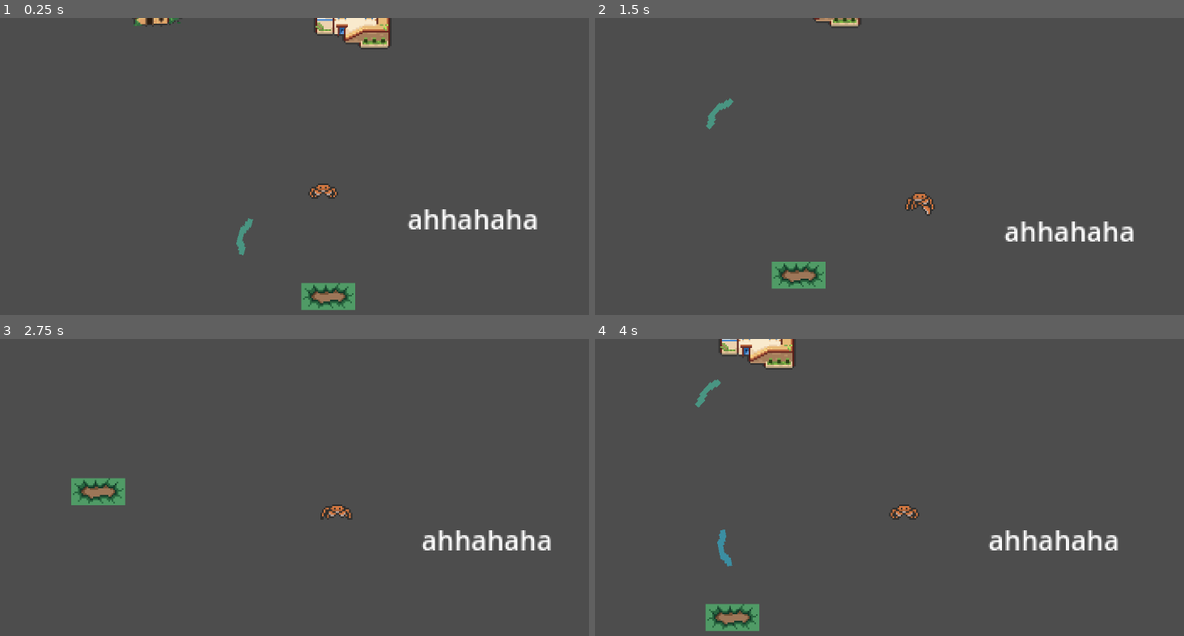
Above: before the commit, frames 1-4 (two rows, left to right).
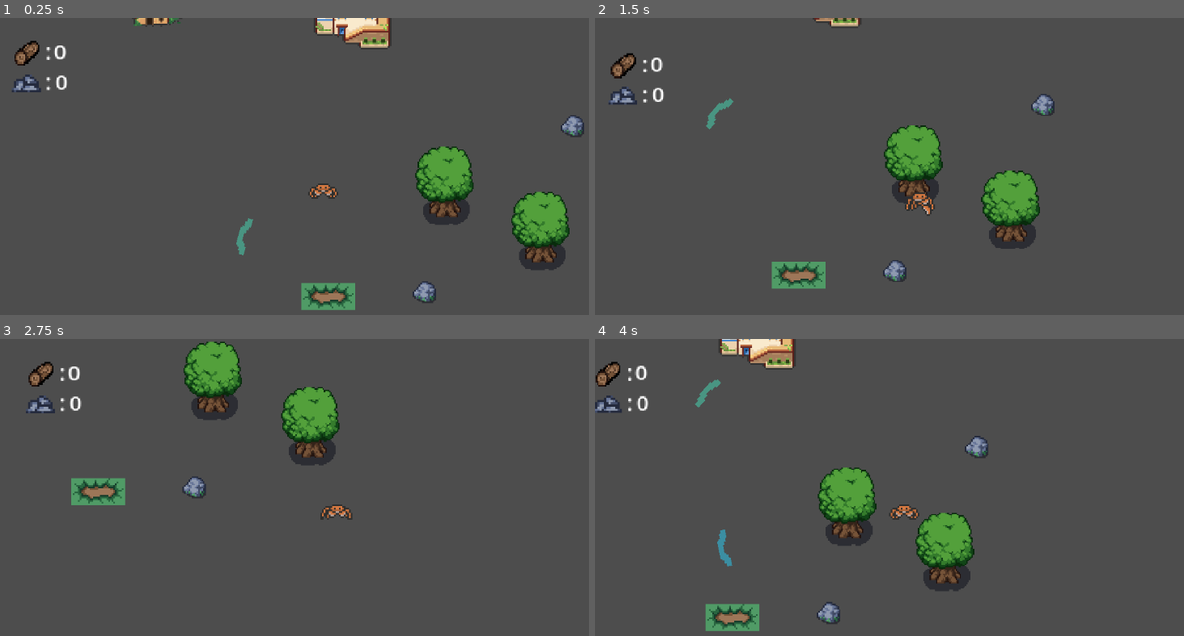
Above: after the commit, the same moments.

Repository: Bodin-IM/godot-game-gruppe-2
Game: Godot game, scene res://scenes/preWorld.tscn
Two runs of this game, one before a commit and one after it. Both use one fixed random seed, a clock stepped at 60 frames per second and the inputs below.
Inputs:
- Up to frame 1 (0.25 s): no input
- Up to frame 2 (1.5 s): hold Right (right) 0.53-1.28 s; tap Space (attack) at 0.6, 1.35 s; hold Down (down) from 1.28 s (still down)
- Up to frame 3 (2.75 s): release Down (down) at 2.03 s; hold Right (right) from 2.03 s (still down); tap Space (attack) at 2.1 s
- Up to frame 4 (4 s): release Right (right) at 2.78 s; hold Up (up) 2.78-3.53 s; tap Space (attack) at 2.85, 3.6 s; hold Left (left) from 3.53 s (still down)

The runs differ from the first frame. In frame 1, 5.7% of the frame differs, in the area x 2-100%, y 7-96%; in frame 2, 5.7%; in frame 3, 5.8%; in frame 4, 6.0%, in the area x 0-89%, y 7-96%.

Commit message:
GUI resources funker
Tekniske på plass. Finpuss på GUI for ressursene gjennstår

Diff:
--- a/resources/scripts/Control.gd
+++ b/resources/scripts/Control.gd
@@ -9,4 +9,6 @@
 # Called every frame. 'delta' is the elapsed time since the previous frame.
 func _process(delta):
 	var tre_ressurser = Resources.tre_ressurser
-	$VBoxContainer/Label.text = str(tre_ressurser)
+	var stein_ressurser = Resources.stein_ressurser
+	$log_label.text = str(tre_ressurser)
+	$rock_label.text = str(stein_ressurser)
--- a/scenes/player.tscn
+++ b/scenes/player.tscn
@@ -1,8 +1,11 @@
-[gd_scene load_steps=28 format=3 uid="uid://dhdjm32hoc2hw"]
+[gd_scene load_steps=31 format=3 uid="uid://dhdjm32hoc2hw"]
 
 [ext_resource type="Texture2D" uid="uid://dnrijlvs4u1ki" path="res://assets/characters/crab.png" id="1_1s08c"]
 [ext_resource type="Script" path="res://script/player.gd" id="1_fe1nv"]
 [ext_resource type="Texture2D" uid="uid://cc5jthfjdijhu" path="res://assets/characters/new_crab.png" id="2_t4uo2"]
+[ext_resource type="Texture2D" uid="uid://cea8q6dm032mi" path="res://assets/objects/log.png" id="4_dkrhs"]
+[ext_resource type="Script" path="res://resources/scripts/Control.gd" id="4_jwy7n"]
+[ext_resource type="Texture2D" uid="uid://cg5cgtad75cy1" path="res://assets/objects/stone.png" id="6_iceuc"]
 
 [sub_resource type="CapsuleShape2D" id="CapsuleShape2D_srrj8"]
 radius = 4.0
@@ -232,28 +235,60 @@
 
 [node name="Control" type="Control" parent="Camera2D"]
 layout_mode = 3
-anchors_preset = 6
-anchor_left = 1.0
-anchor_top = 0.5
-anchor_right = 1.0
-anchor_bottom = 0.5
-offset_left = 50.0
-offset_right = 50.0
-grow_horizontal = 0
-grow_vertical = 2
-
-[node name="VBoxContainer" type="VBoxContainer" parent="Camera2D/Control"]
+anchors_preset = 0
+offset_left = 55.0
+offset_top = -3.0
+offset_right = 55.0
+offset_bottom = -3.0
+pivot_offset = Vector2(-55, -3)
+script = ExtResource("4_jwy7n")
+metadata/_edit_use_anchors_ = true
+
+[node name="Log" type="Sprite2D" parent="Camera2D/Control"]
+position = Vector2(-231, -84)
+scale = Vector2(0.929687, 1.14423)
+texture = ExtResource("4_dkrhs")
+
+[node name="log_label" type="Label" parent="Camera2D/Control"]
+layout_mode = 2
+offset_left = -215.0
+offset_top = -93.0
+offset_right = -176.0
+offset_bottom = -67.0
+scale = Vector2(0.813765, 0.697772)
+text = "tekst"
+
+[node name="rock_label" type="Label" parent="Camera2D/Control"]
+offset_left = -214.0
+offset_top = -75.0
+offset_right = -175.0
+offset_bottom = -49.0
+scale = Vector2(0.784801, 0.702528)
+text = "tekst"
+
+[node name="Label" type="Label" parent="Camera2D/Control"]
 layout_mode = 0
-offset_right = 46.0
-offset_bottom = 38.01
-
-[node name="Label" type="Label" parent="Camera2D/Control/VBoxContainer"]
-layout_mode = 2
-text = "ahhahaha
-
-"
+offset_left = -220.0
+offset_top = -77.0
+offset_right = -180.0
+offset_bottom = -51.0
+scale = Vector2(0.826806, 0.830562)
+text = ":"
+
+[node name="Label2" type="Label" parent="Camera2D/Control"]
+offset_left = -220.0
+offset_top = -95.0
+offset_right = -180.0
+offset_bottom = -69.0
+scale = Vector2(0.826806, 0.830562)
+text = ":"
+
+[node name="Stone" type="Sprite2D" parent="Camera2D/Control"]
+position = Vector2(-232, -70)
+scale = Vector2(1.3125, 1.3125)
+texture = ExtResource("6_iceuc")
 
 [connection signal="animation_finished" from="AnimatedSprite2D" to="." method="_on_animated_sprite_2d_animation_finished"]
+[connection signal="area_entered" from="AttackArea" to="." method="_on_area_2d_area_entered"]
 [connection signal="area_entered" from="AttackArea" to="." method="_on_attack_area_area_entered"]
-[connection signal="area_entered" from="AttackArea" to="." method="_on_area_2d_area_entered"]
 [connection signal="body_entered" from="AttackArea" to="." method="_on_attack_area_body_entered"]
--- a/scenes/preWorld.tscn
+++ b/scenes/preWorld.tscn
@@ -8,6 +8,8 @@
 [ext_resource type="PackedScene" uid="uid://cl5bbklandckr" path="res://buildings/scenes/defense_tower.tscn" id="5_2aj0w"]
 [ext_resource type="PackedScene" uid="uid://d3ng2q6c1qft0" path="res://buildings/scenes/resource_storage_wood.tscn" id="6_eijj7"]
 [ext_resource type="PackedScene" path="res://scenes/orm_nest.tscn" id="7_762ui"]
+[ext_resource type="PackedScene" uid="uid://dihccwaslfq3u" path="res://resources/scenes/trees.tscn" id="9_lenhy"]
+[ext_resource type="PackedScene" uid="uid://d07ty61bshb4w" path="res://resources/scenes/rocks.tscn" id="10_1jqv7"]
 
 [node name="preWorld" type="Node2D"]
 script = ExtResource("1_lfbpn")
@@ -35,3 +37,15 @@
 
 [node name="OrmNest" parent="." instance=ExtResource("7_762ui")]
 position = Vector2(540, 463)
+
+[node name="trees" parent="." instance=ExtResource("9_lenhy")]
+position = Vector2(590, 420)
+
+[node name="trees2" parent="." instance=ExtResource("9_lenhy")]
+position = Vector2(647, 447)
+
+[node name="rocks" parent="." instance=ExtResource("10_1jqv7")]
+position = Vector2(590, 467)
+
+[node name="rocks2" parent="." instance=ExtResource("10_1jqv7")]
+position = Vector2(678, 368)
Not shown: 1 places in scenes/preWorld.tscn that only renumber resources
